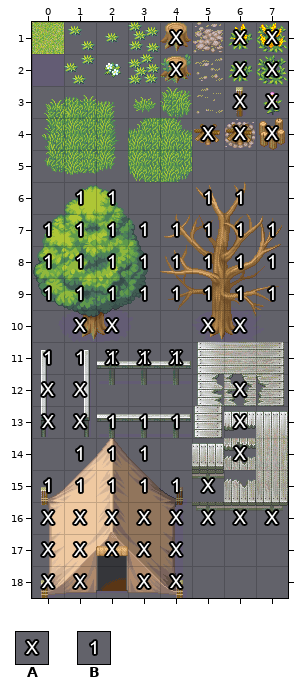
Tiled map: resources/graphics/tilesets/config_camp.tmx. That is the earlier state.
Cells are 32x32 px. Shown: x 0..7, y 1..18.
Key: from "config": A 1, B 16.
_ is an empty cell.
Layers that did not change in this view are not listed.
Layer "lock" before, first column x 0:
 1 ____A_AA
 2 ____A_AA
 3 ______AA
 4 _____AAA
 5 ________
 6 ________
 7 ________
 8 ________
 9 ________
10 _AA__AA_
11 __AAA___
12 AA____A_
13 AA____A_
14 ______A_
15 _____A__
16 AAAAAAAA
17 AAAAA___
18 AA_AA___
Layer "priority" before, first column x 0:
 1 ________
 2 ________
 3 ________
 4 ________
 5 ________
 6 _BB__BB_
 7 BBBBBBBB
 8 BBBBBBBB
 9 BBBBBBBB
10 ________
11 BBBBB___
12 ________
13 __BBB___
14 _BBB____
15 BBBBB___
16 ________
17 ________
18 ________
New version:
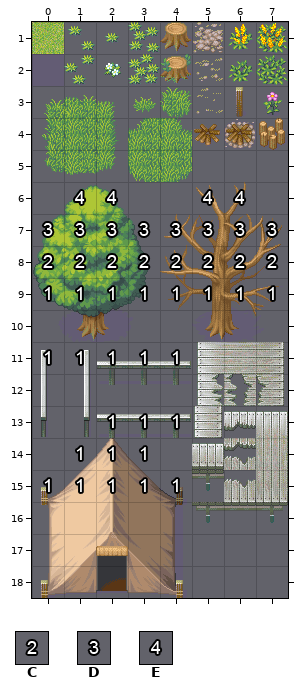
Further tiles: from "config": C 17, D 18, E 19.
The author wrote: Lectura del config del tileset añadida
What changed:
Layer "lock" (now hidden):
y 1..2: x 4 A -> _; x 6..7 AA -> __
y 3: x 6..7 AA -> __
y 4: x 5..7 AAA -> ___
y 10: x 1..2 AA -> __; x 5..6 AA -> __
y 11: x 2..4 AAA -> ___
y 12..13: x 0..1 AA -> __; x 6 A -> _
y 14: x 6 A -> _
y 15: x 5 A -> _
y 16: x 0..7 AAAAAAAA -> ________
y 17: x 0..4 AAAAA -> _____
y 18: x 0..1 AA -> __; x 3..4 AA -> __
Layer "priority":
y 6: x 1..2 BB -> EE; x 5..6 BB -> EE
y 7: x 0..7 BBBBBBBB -> DDDDDDDD
y 8: x 0..7 BBBBBBBB -> CCCCCCCC
